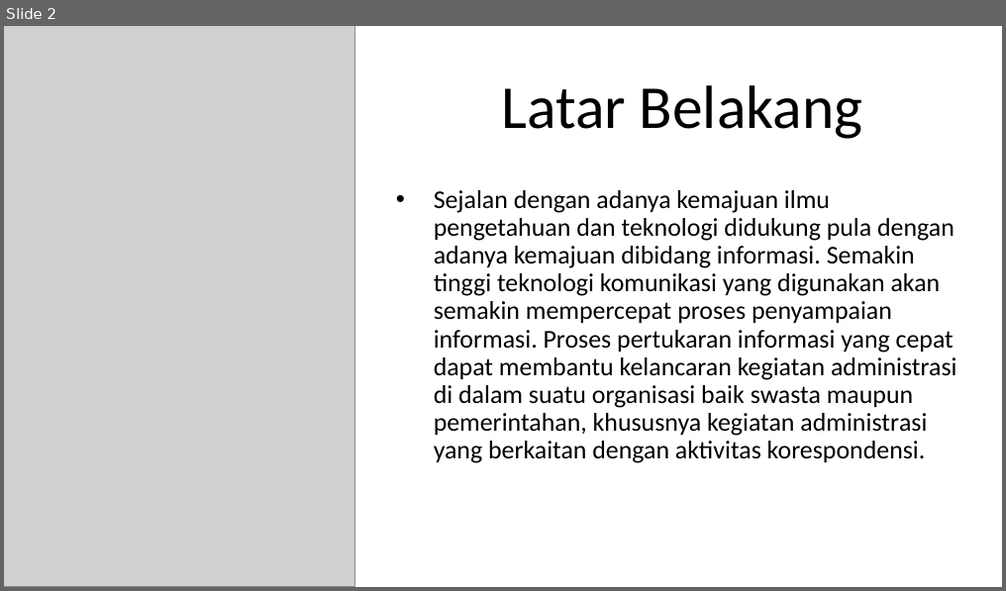
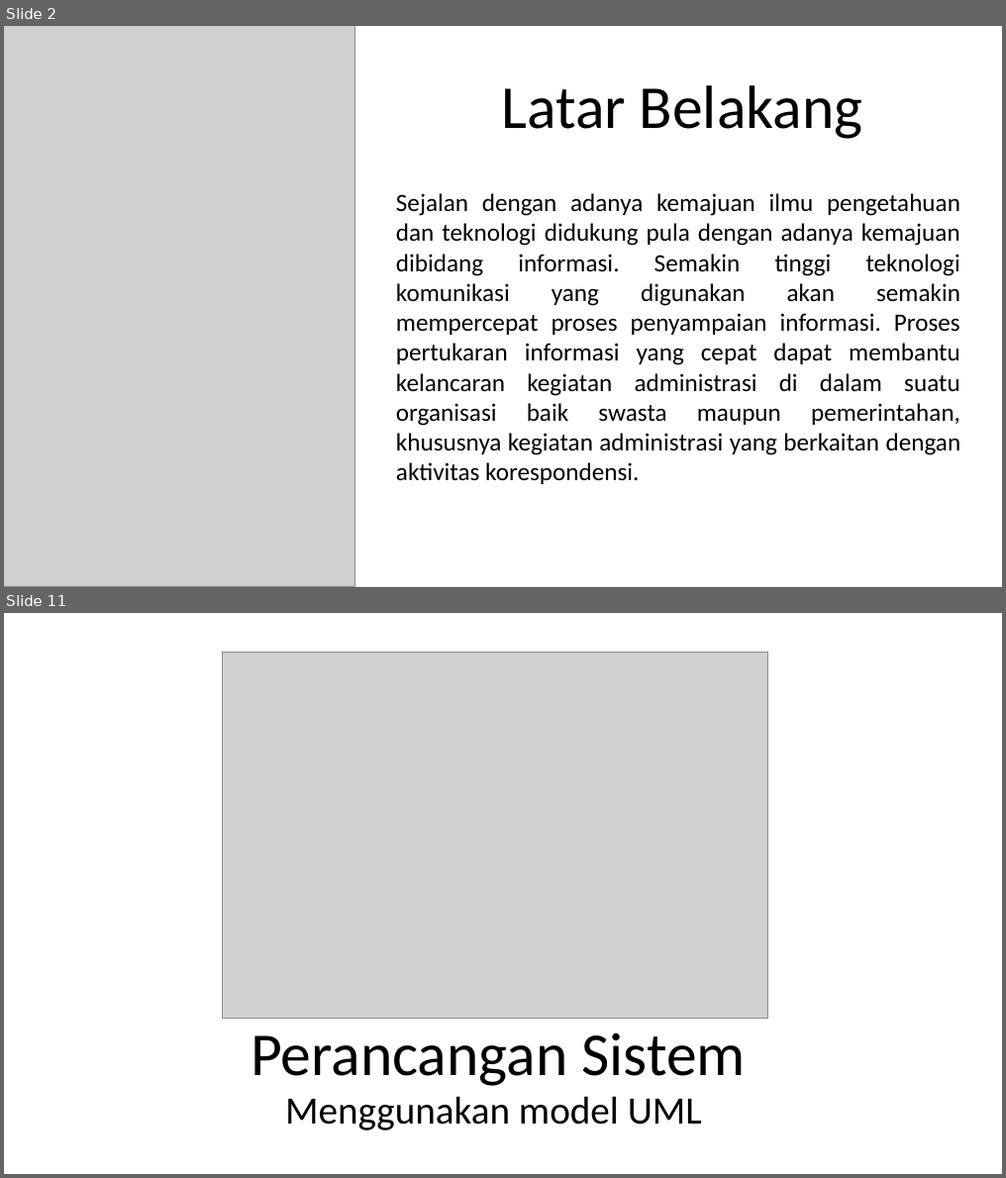
Before and after one commit to Rusadi-0/KULIAH, a slide deck: sip/sidang.pptx. Shown one above the other, each under a label of ours: slide 2 before the commit, slides 2 and 11 after it; the slides between them are not shown. The pictures are 1006x591 and 1006x1178 pixels, drawn with LibreOffice and Linux fonts; fonts in the diff are those of the drawing; grey boxes stand for pictures. Boxes give left, top, right and bottom in pixels: in the first picture for what was removed or moved away, otherwise in the second. Text is boxed around its words. In the diff, an @@ line names an element or a change of style, - is before the commit and + after.

```diff
--- a/sip/sidang.pptx
+++ b/sip/sidang.pptx
@@ slide 11 added at bbox=[4, 613, 1002, 1174], background #FFFFFF @@
@@ picture added at bbox=[223, 652, 768, 1018] @@
@@ title added at bbox=[251, 1033, 746, 1086], 44 pt, text #000000 @@
+Perancangan Sistem
@@ subtitle added at bbox=[285, 1096, 702, 1131], 28 pt, text #000000 @@
+Menggunakan model UML
@@ slide 2 changed as well @@
@@ text "Sejalan dengan adanya kemajuan ilmu ..." at bbox=[396, 193, 961, 484]: size 18.5 to 18 pt; alignment left to justified; bullet • to none; line spacing 0.9 to 1 @@
```
Also in this commit, not shown: 3 other slides changed, 23 other slides added, 1 slide removed, 7 other files.
